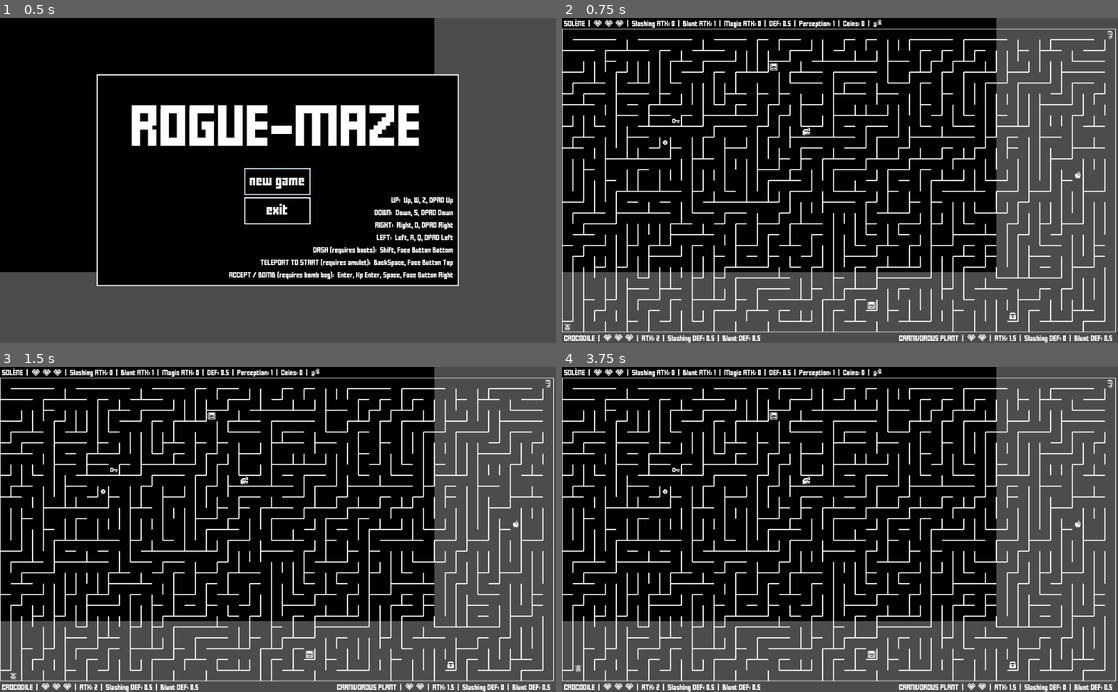
Above: before the commit, frames 1-4 (two rows, left to right).
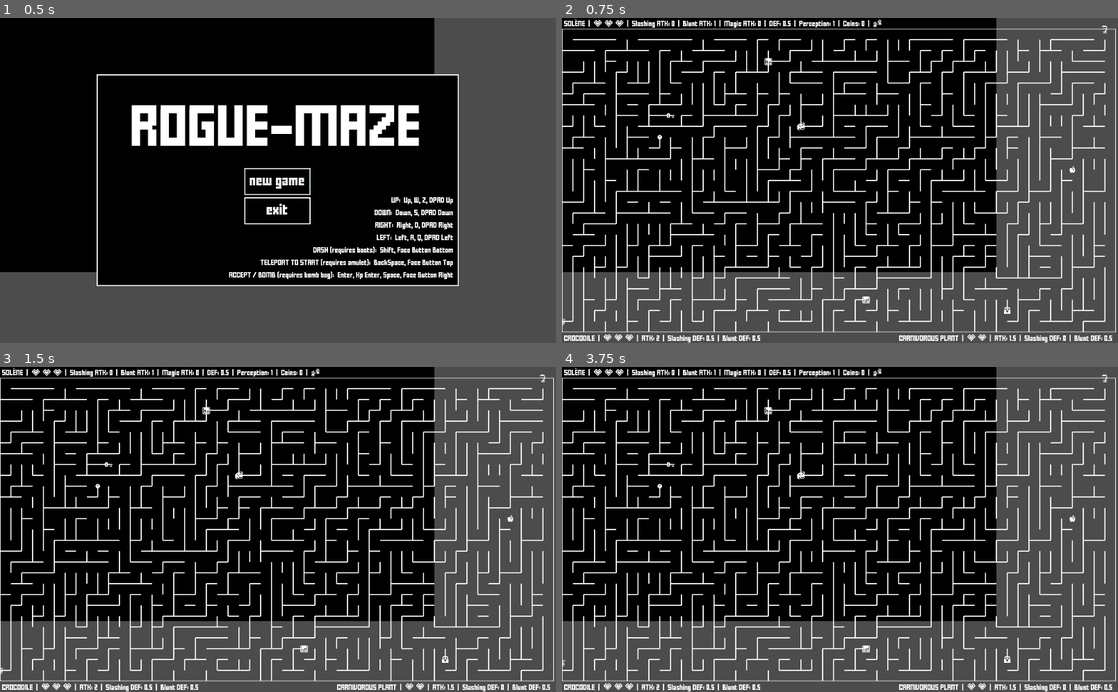
Above: after the commit, the same moments.

Repository: jGonzalezFernandez/rogue-maze
Game: Godot game, scene res://main/main.tscn
Two runs of this game, one before a commit and one after it. Both use one fixed random seed, a clock stepped at 60 frames per second and the inputs below.
Inputs (mouse positions are in pixels of both pictures, inside the frame that each line leads up to):
- Up to frame 1 (0.5 s): no input
- Up to frame 2 (0.75 s): click "new game" at 0.5 s
- Up to frame 3 (1.5 s): tap Enter (bomb) at 1.25 s; move the mouse to (400, 513) at 1.27 s; hold Right (ui_right) from 1.28 s (still down); hold Enter (bomb) from 1.28 s (still down); click (400, 513) at 1.42 s
- Up to frame 4 (3.75 s): tap Space at 2, 3.5 s; move the mouse to (728, 545) at 2.02 s; release Right (ui_right) at 2.03 s; release Enter (bomb) at 2.03 s; hold Down (ui_down) 2.03-2.78 s; tap Shift (dash) at 2.1 s; tap Enter (bomb) at 2.75, 3.6 s; move the mouse to (895, 458) at 2.77 s; hold Right (ui_right) 2.78-3.53 s; hold Backspace (teleport) 2.78-3.53 s; move the mouse to (812, 594) at 3.52 s; hold Up (ui_up) from 3.53 s (still down); click (812, 594) at 3.67 s

Frame 1 is identical in both runs. In frame 2, 0.3% of the frame differs, in the area x 0-99%, y 2-97%; in frame 3, 0.3%; in frame 4, 0.3%, in the area x 0-99%, y 2-94%.

Commit message:
Maze is now the only responsible for centering grid elements (task not yet completed)

Diff:
--- a/grid_elements/characters/non_player/allies/fairy/fairy.gd
+++ b/grid_elements/characters/non_player/allies/fairy/fairy.gd
@@ -19,7 +19,6 @@
 
 func _ready() -> void:
 	light = Light2D.new()
-	light.position = tile_center
 	light.texture = LIGHT_TEXTURE
 	light.mode = Light2D.MODE_MIX
 	light.shadow_enabled = true
--- a/grid_elements/grid_element.gd
+++ b/grid_elements/grid_element.gd
@@ -12,9 +12,6 @@
 const ALPHA_BEHIND = 0.25
 
 var max_alpha: float
-var half_tile = Utils.rounded_half(Maze.TILE_SIZE)
-var tile_center = Vector2(half_tile, half_tile)
-
 var main: Node
 var texture: Texture
 var sprite: Sprite
@@ -32,14 +29,12 @@
 
 func _ready() -> void:
 	sprite = Sprite.new()
-	sprite.offset = tile_center
 	sprite.texture = texture
 	add_child(sprite)
 
 	var rectangle_shape = RectangleShape2D.new()
 	rectangle_shape.extents = Vector2(7.50361, 7.37397)
 	collision_shape = CollisionShape2D.new()
-	collision_shape.position = tile_center
 	collision_shape.shape = rectangle_shape
 	add_child(collision_shape)
 
@@ -47,11 +42,9 @@
 	add_child(tween)
 
 	ray = RayCast2D.new()
-	ray.position = tile_center
 	add_child(ray)
 
 	audio_player = AudioStreamPlayer2D.new()
-	audio_player.position = tile_center
 	add_child(audio_player)
 
 func cast_ray_to(target: Vector2) -> void:
--- a/maze/maze.gd
+++ b/maze/maze.gd
@@ -8,7 +8,8 @@
 const TILE_MAP_SCENE_PATH = ResourcePath.MAZE + "tile_map/tile_map.tscn"
 const TILE_MAP_SCENE = preload(TILE_MAP_SCENE_PATH)
 
-const TILE_SIZE = 20
+const HALF_TILE = 10
+const TILE_SIZE = HALF_TILE * 2
 const ROWS = 28
 const COLUMNS = 51
 const X_OFFSET = 0
@@ -42,7 +43,7 @@
 		for column in COLUMNS:
 			var cell_id = astar.get_available_point_id()
 			indexed_cells[row][column] = Cell.new(cell_id, row, column)
-			astar.add_point(cell_id, Vector2((column + X_OFFSET) * TILE_SIZE, (row + Y_OFFSET) * TILE_SIZE))
+			astar.add_point(cell_id, Vector2((column + X_OFFSET) * TILE_SIZE + HALF_TILE, (row + Y_OFFSET) * TILE_SIZE + HALF_TILE))
 
 func sort_cells_by_link_count_asc(cell1: Cell, cell2: Cell) -> bool:
 	return cell1.link_count < cell2.link_count
